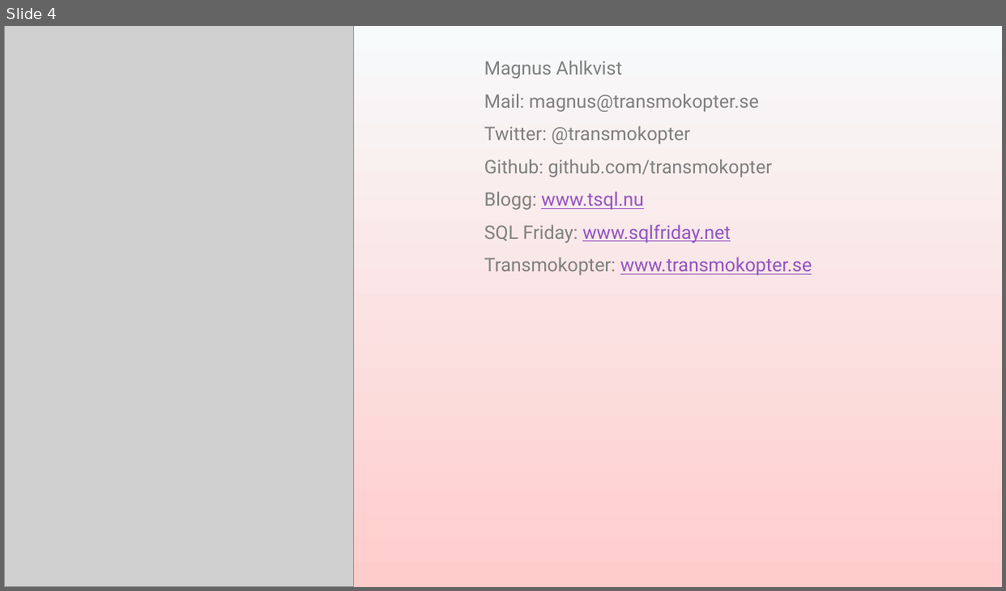
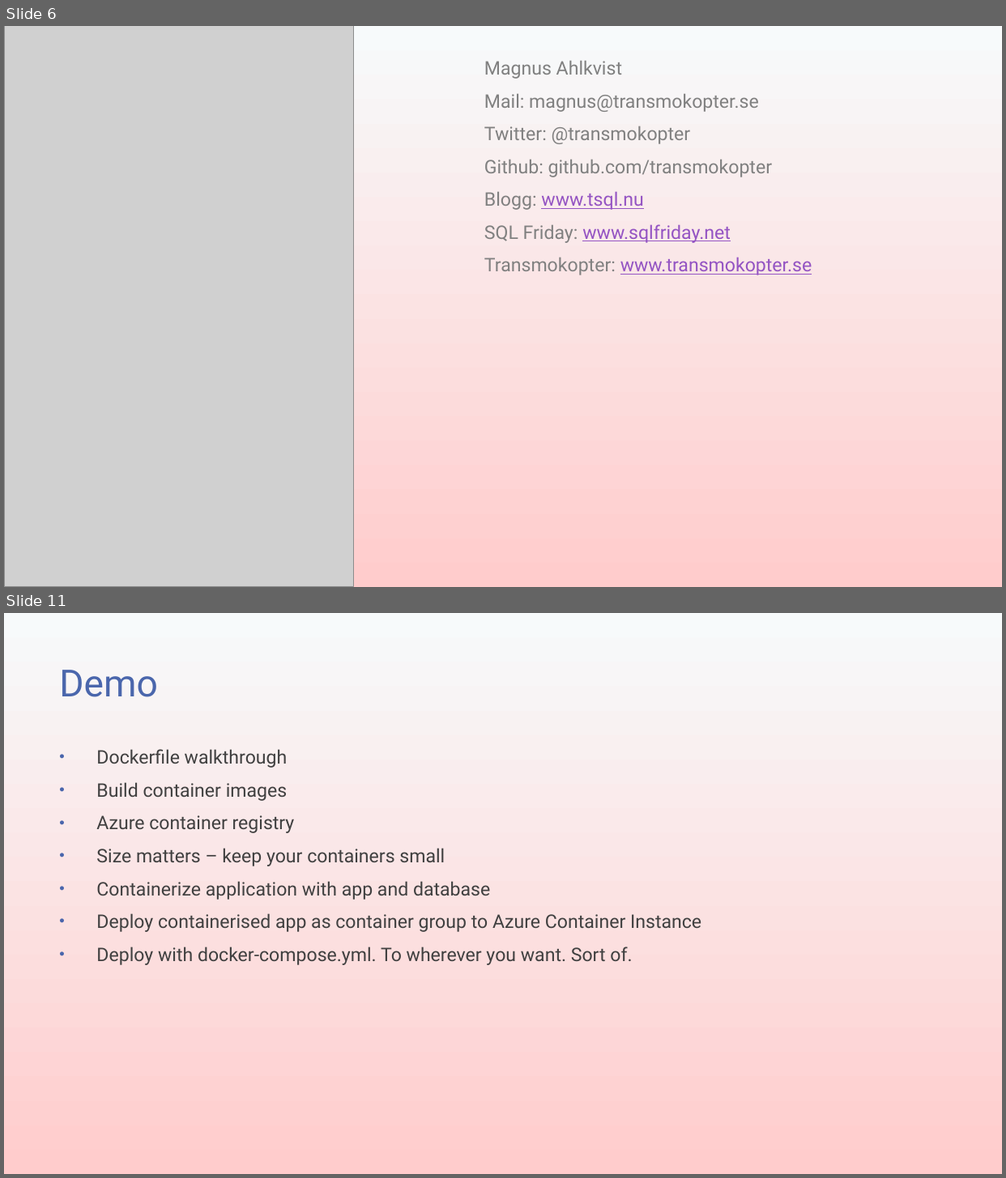
Before and after one commit to transmokopter/Presentations, a slide deck: sql-in-azure-containers/presentation/sql-in-azure-containers.pptx. Shown one above the other, each under a label of ours: slide 4 before the commit, slides 6 and 11 after it; the slides between them are not shown. The pictures are 1006x591 and 1006x1178 pixels, drawn with LibreOffice and Linux fonts; fonts in the diff are those of the drawing; grey boxes stand for pictures; background and template pictures are left out. Boxes give left, top, right and bottom in pixels: in the first picture for what was removed or moved away, otherwise in the second. Text is boxed around its words. In the diff, an @@ line names an element or a change of style, - is before the commit and + after.

```diff
--- a/sql-in-azure-containers/presentation/sql-in-azure-containers.pptx
+++ b/sql-in-azure-containers/presentation/sql-in-azure-containers.pptx
@@ slide 11 added at (4,613,1002,1174), background gradient #F7FAFB to #FFCCCC @@
@@ title added at (59,670,158,697), 36 pt, text #4A66AC @@
+Demo
@@ text added at (96,749,701,965), 18 pt, text #404040 @@
+• Dockerfile walkthrough
+• Build container images
+• Azure container registry
+• Size matters – keep your containers small
+• Containerize application with app and database
+• Deploy containerised app as container group to Azure Container Instance
+• Deploy with docker-compose.yml. To wherever you want. Sort of.
@@ what was slide 4 is now slide 6 @@
```
Also in this commit, not shown: 1 slide changed, 7 other slides added, 1 slide removed, 47 other files.
